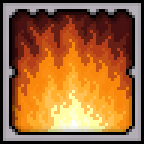
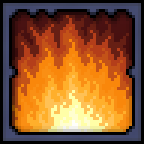
Revision of a layered 144 x 144 image; what changed, layer by layer:
moved "Border Black" above "Border Left Right Gray" over [3, 3, 141, 141]
hid "Border Left Right Gray" over [3, 3, 141, 141]
renamed "Border Top Right Gray" to "Border Top Bottom Gray", hid it over [3, 3, 141, 141]
added layer "Border Top Bottom Dark" (25%) above "Border Left Right Dark" over [3, 3, 141, 141]
added layer "Border Left Right Dark" (25%) above "Border" over [3, 3, 141, 141]
added layer "Improbable" above "Quad" over [3, 3, 141, 141]
added layer "Quad" above "Compressed" over [3, 3, 141, 141]
added layer "Compressed" above "Background" over [3, 3, 141, 141]
hid "Background" over [3, 3, 141, 141]
